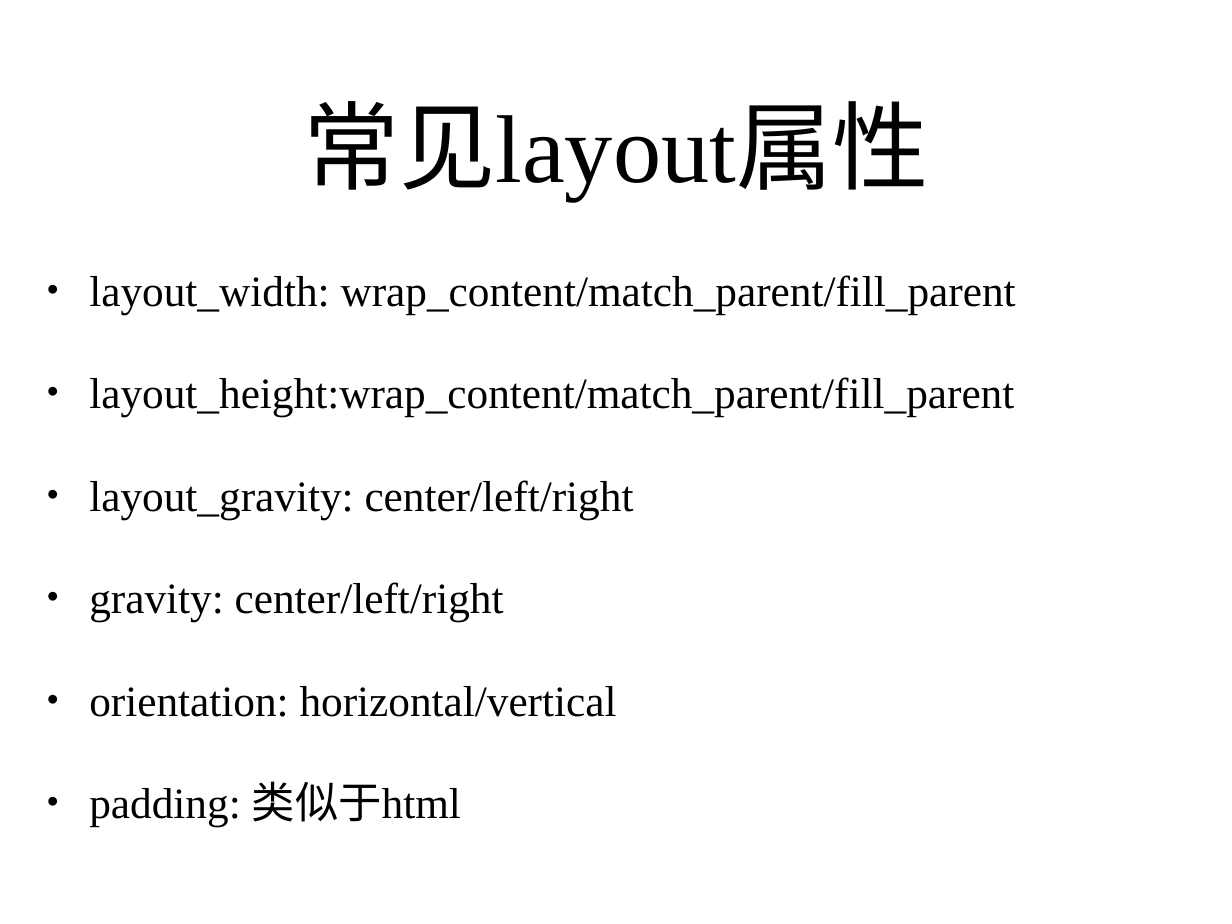
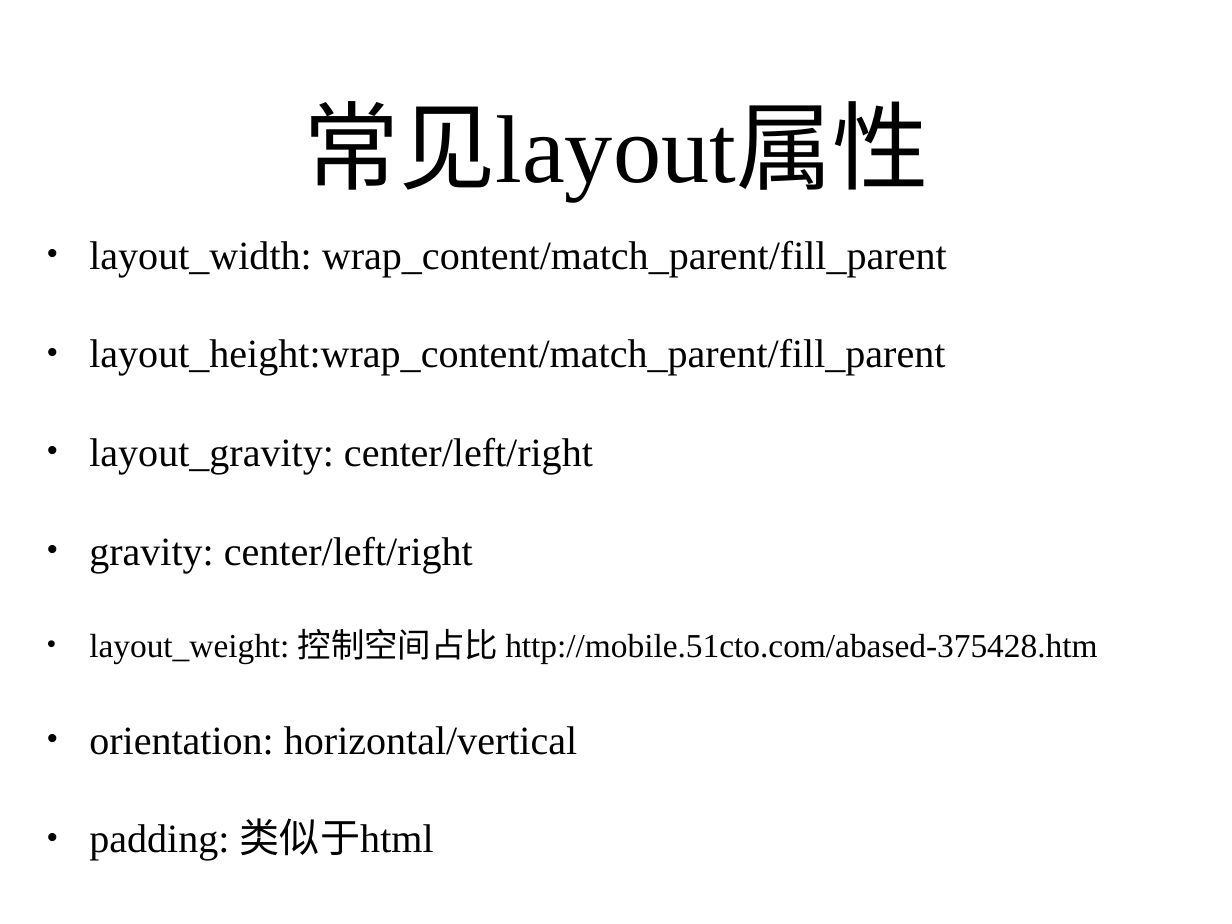
Before and after one commit to zhutao2015/JavaCourse, a slide deck: slide 6 of Android/lesson1-geoquiz/android.pptx. Drawn at 1232x924 pixels with LibreOffice and Linux fonts; fonts in the diff are those of the drawing. Boxes give left, top, right and bottom in pixels: in the first picture for what was removed or moved away, otherwise in the second. Text is boxed around its words. In the diff, an @@ line names an element or a change of style, - is before the commit and + after.

Commit message:
update ppt

```diff
--- a/Android/lesson1-geoquiz/android.pptx
+++ b/Android/lesson1-geoquiz/android.pptx
@@ text at bbox=[89, 240, 947, 860]: size 36 to 33.3 pt in "layout_width: wrap_content/match_parent/fill_parent", "layout_height:wrap_content/match_parent/fill_parent", "layout_gravity: center/left/right", "gravity: center/left/right" and 2 more places @@
@@ text at bbox=[89, 628, 1097, 663]: paragraph added @@
+• layout_weight: 控制空间占比 http://mobile.51cto.com/abased-375428.htm
```
Also in this commit, not shown: 2 other slides changed, 2 slides added, 10 other files.
